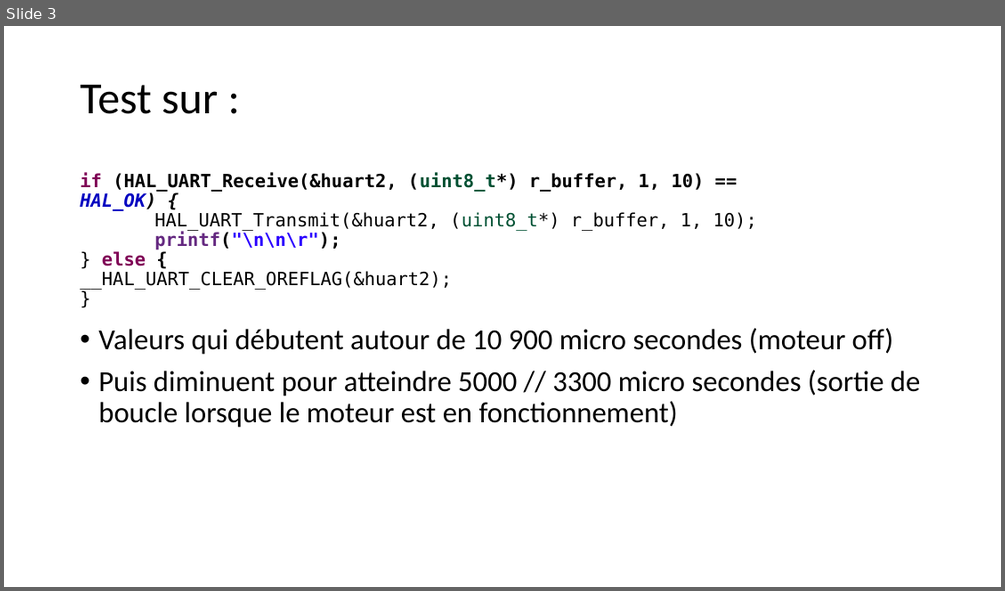
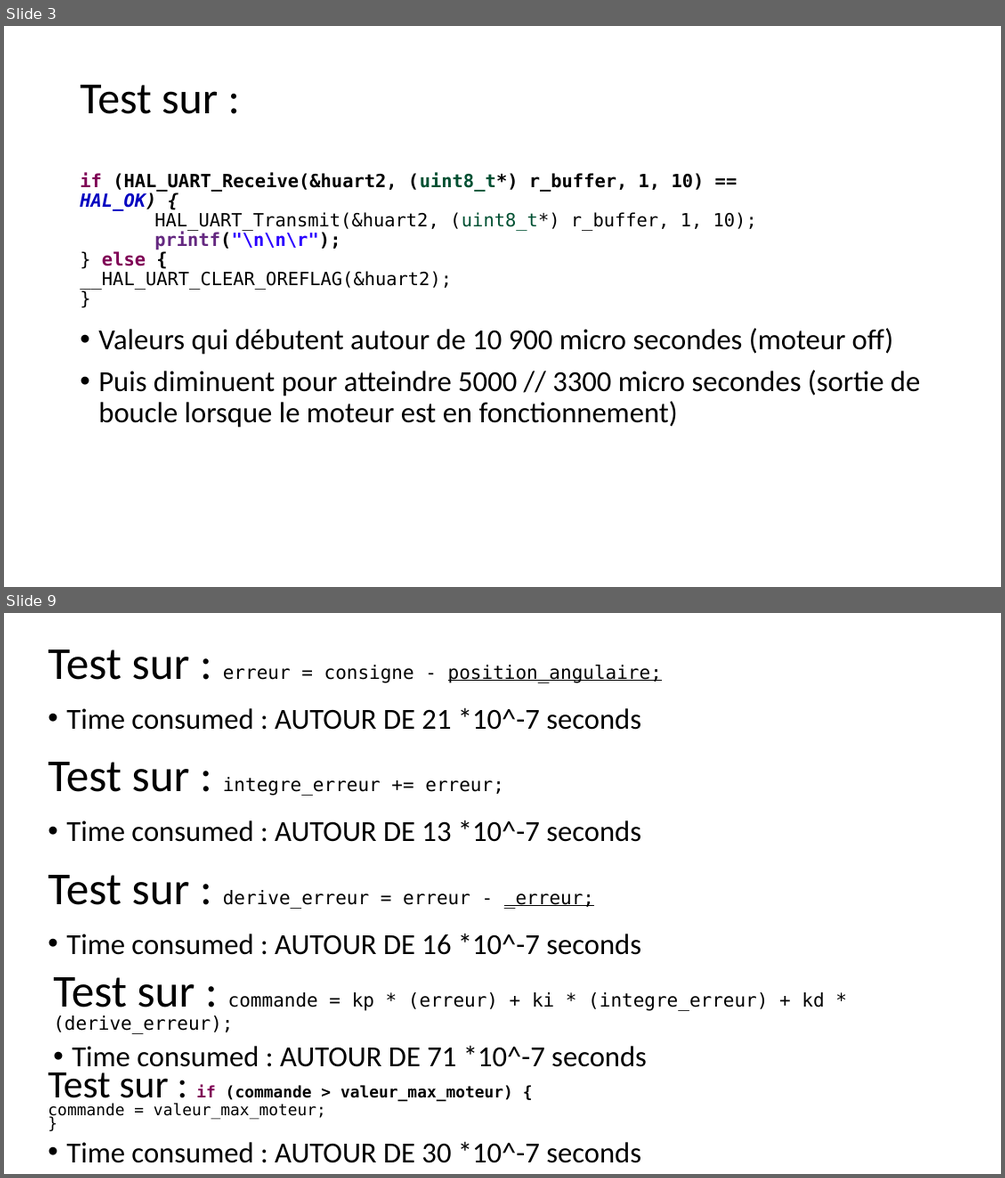
Before and after one commit to InnovationLab-EFREIParis/Stage_1DOF_DroneBench, a slide deck: 01_doc/Presentations/Courte présentation des résultats du compteur - 28_11_22.pptx. Shown one above the other, each under a label of ours: slide 3 before the commit, slides 3 and 9 after it; the slides between them are not shown. The pictures are 1005x591 and 1005x1178 pixels, drawn with LibreOffice and Linux fonts; fonts in the diff are those of the drawing. Boxes give left, top, right and bottom in pixels: in the first picture for what was removed or moved away, otherwise in the second. Text is boxed around its words. In the diff, an @@ line names an element or a change of style, - is before the commit and + after.

```diff
--- a/01_doc/Presentations/Courte présentation des résultats du compteur - 28_11_22.pptx
+++ b/01_doc/Presentations/Courte présentation des résultats du compteur - 28_11_22.pptx
@@ slide 9 added at [4,613,1001,1174], background #FFFFFF @@
@@ text added at [48,649,662,683], 18 pt, text #000000 @@
+Test sur : erreur = consigne - position_angulaire;
@@ text added at [66,708,641,730], 28 pt, text #000000 @@
+• Time consumed : AUTOUR DE 21 *10^-7 seconds
@@ text added at [48,762,503,795], 18 pt, text #000000 @@
+Test sur : integre_erreur += erreur;
@@ text added at [66,820,641,842], 28 pt, text #000000 @@
+• Time consumed : AUTOUR DE 13 *10^-7 seconds
@@ text added at [48,875,594,908], 18 pt, text #000000 @@
+Test sur : derive_erreur = erreur - _erreur;
@@ text added at [66,933,641,955], 28 pt, text #000000 @@
+• Time consumed : AUTOUR DE 16 *10^-7 seconds
@@ text added at [53,977,824,1034], 18 pt, text #000000 @@
+Test sur : commande = kp * (erreur) + ki * (integre_erreur) + kd * (derive_erreur);
@@ text added at [48,1065,513,1119], 15.3 pt, text #000000 @@
+Test sur : if (commande > valeur_max_moteur) {
+commande = valeur_max_moteur;
+}
@@ text added at [72,1046,647,1074], 28 pt, text #000000 @@
+• Time consumed : AUTOUR DE 71 *10^-7 seconds
@@ text added at [66,1142,641,1163], 28 pt, text #000000 @@
+• Time consumed : AUTOUR DE 30 *10^-7 seconds
```
Also in this commit, not shown: 6 other slides added, 5 other files.
